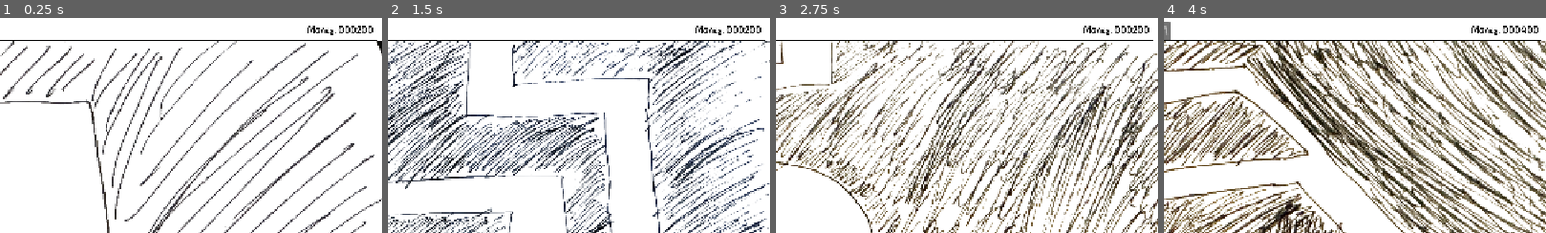
Above: before the commit, frames 1-4 (left to right).
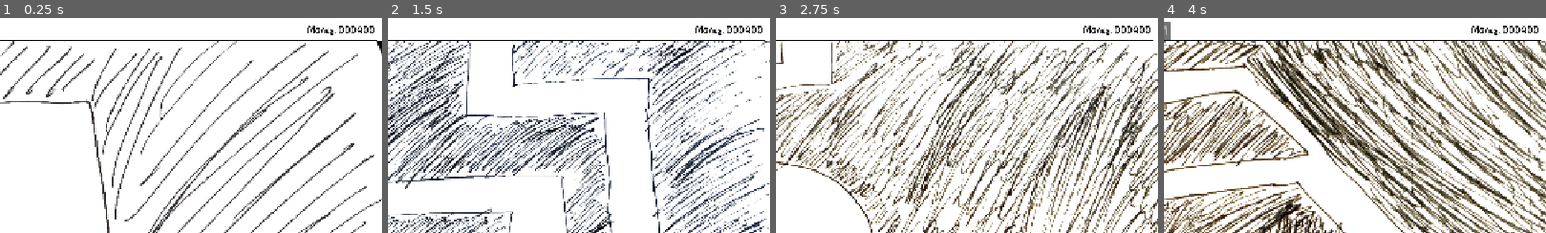
Above: after the commit, the same moments.

Repository: OzuYatamutsu/notebook-tower-defense
Game: Godot game, scene res://levels/MapSelect.tscn
Same seed, same stepped clock (60 frames per second), same inputs: the game is played once before the commit and once after it.
Inputs:
- Up to frame 1 (0.25 s): no input
- Up to frame 2 (1.5 s): click "Cool S" at 0.5 s; click "FE Lite" at 1.25 s
- Up to frame 3 (2.75 s): click "Digestion" at 2 s
- Up to frame 4 (4 s): click "Splits" at 2.75 s; click "Load map" at 3.5 s
The pictures show only the part of the screen within x 30-80%, y 0-50%; the shares and areas given below are measured in that part.

The runs differ from the first frame. In frame 1, 0.1% of the frame differs, in the area x 93-98%, y 3-8%; in frame 2, 0.1%; in frame 3, 0.1%; in frame 4, nothing differs.

Commit message:
Hook up button sounds to mapselect

Diff:
--- a/components/audio.gd
+++ b/components/audio.gd
@@ -4,6 +4,11 @@
 @onready var UiSfx: AudioStreamPlayer = $ui_sfx
 @onready var MobSfx: AudioStreamPlayer = $mob_sfx
 @onready var Bgm: AudioStreamPlayer = $bgm
+
+const SFX_UI_CLICK: AudioStreamWAV = preload("res://sfx/ui_click.wav")
+const SFX_TOWER_PLACE: AudioStreamWAV = preload("res://sfx/ui_tower_place.wav")
+const SFX_BIGBOSS_DEATH: AudioStreamWAV = preload("res://sfx/mob_bigboss_death.wav")
+const SFX_FATONE_DEATH: AudioStreamWAV = preload("res://sfx/mob_fatone_death.wav")
 
 var _should_play_sfx: bool = true
 
--- a/components/game_state.gd
+++ b/components/game_state.gd
@@ -69,7 +69,8 @@
     PLAYER_LIVES_REMAINING = PLAYER_LIVES_START
 
     var hitbox: LevelHitbox = get_tree().get_first_node_in_group(LEVEL_HITBOX_GROUP)
-    hitbox.mob_slipped_through.connect(_on_mob_slipped_through)
+    if hitbox:
+        hitbox.mob_slipped_through.connect(_on_mob_slipped_through)
 
     PLAYER_MONEY_REMAINING = PLAYER_STARTING_MONEY
     MONEY_METER = get_tree().get_first_node_in_group(MONEY_METER_GROUP)
@@ -93,7 +94,8 @@
     assert(get_tree().get_first_node_in_group(GameState.MOBS_GROUP), "Missing a mobs node!")
     assert(get_tree().get_first_node_in_group(GameState.TOWERS_GROUP), "Missing a towers node!")
     assert(get_tree().get_first_node_in_group(GameState.PROJECTILES_GROUP), "Missing a projectiles node!")
-    assert(CURRENT_LEVEL != null)
+    if !get_tree().current_scene.name.contains("MapSelect"):
+        assert(CURRENT_LEVEL != null)
 
     GameState.SHOULDNT_PAUSE = false
 
--- a/levels/MapSelect.tscn
+++ b/levels/MapSelect.tscn
@@ -136,3 +136,18 @@
 icon = ExtResource("3_8a0mh")
 flat = true
 icon_alignment = 1
+
+[node name="dummy_mobs" type="Control" parent="." groups=["mobs"]]
+anchors_preset = 0
+offset_right = 40.0
+offset_bottom = 40.0
+
+[node name="dummy_towers" type="Control" parent="." groups=["towers"]]
+anchors_preset = 0
+offset_right = 40.0
+offset_bottom = 40.0
+
+[node name="dummy_projectiles" type="Control" parent="." groups=["projectiles"]]
+anchors_preset = 0
+offset_right = 40.0
+offset_bottom = 40.0
--- a/levels/map_select.gd
+++ b/levels/map_select.gd
@@ -27,6 +27,7 @@
         )
         _button.disabled = false
 
+    GameState._on_level_load()
     GameState.SHOULDNT_PAUSE = true
 
 func load_level_preview(path_to_level: String) -> void:
@@ -48,7 +49,11 @@
     get_tree().change_scene_to_file(CurrentSelectedLevel)
 
 func _on_button_pressed(button_name: String) -> void:
+    if button_name != LOAD_MAP_NAME:
+        GameState.AUDIO_CONTROL.play_ui_sfx(Audio.SFX_UI_CLICK)
+
     if CurrentSelectedLevel != null and button_name == LOAD_MAP_NAME:
+        GameState.AUDIO_CONTROL.play_ui_sfx(Audio.SFX_TOWER_PLACE)
         load_selected_level()
         return
 
--- a/project.godot
+++ b/project.godot
@@ -39,6 +39,9 @@
 tower_upgrade_panel=""
 tower_info_and_buy_panel=""
 audio=""
+towers=""
+projectiles=""
+mobs=""
 
 [input]
 
Not shown, changed: sfx/mob_bigboss_death.wav.import
Not shown, changed: sfx/mob_fatone_death.wav.import
Not shown, added: sfx/mob_bigboss_death.wav
Not shown, added: sfx/mob_fatone_death.wav
